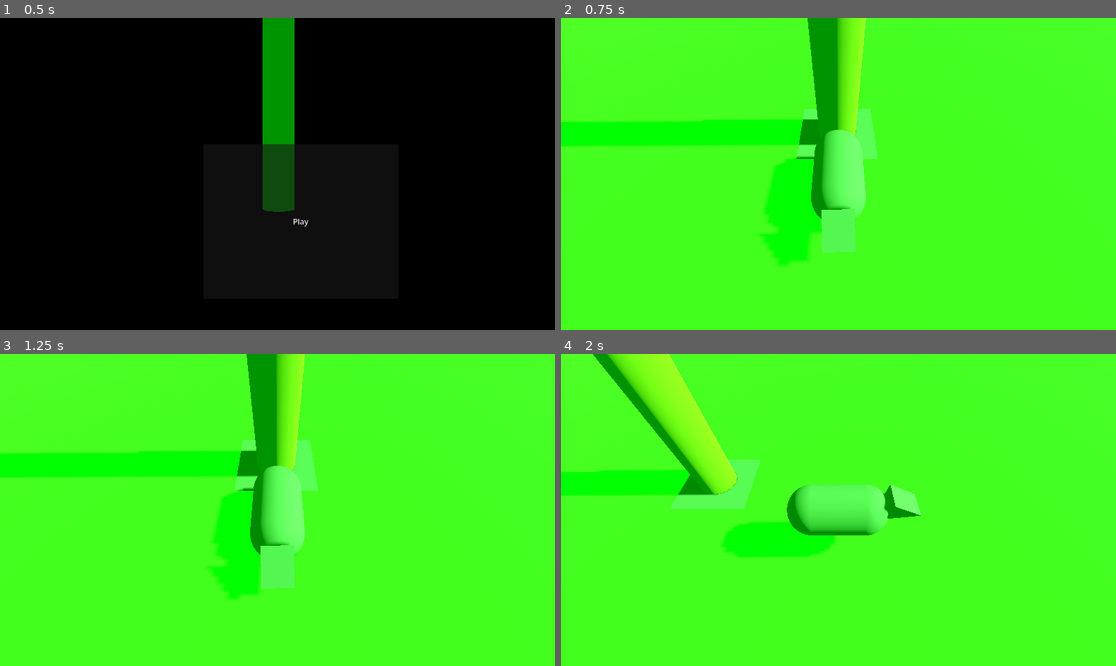
Above: before the commit, frames 1-4 (two rows, left to right).
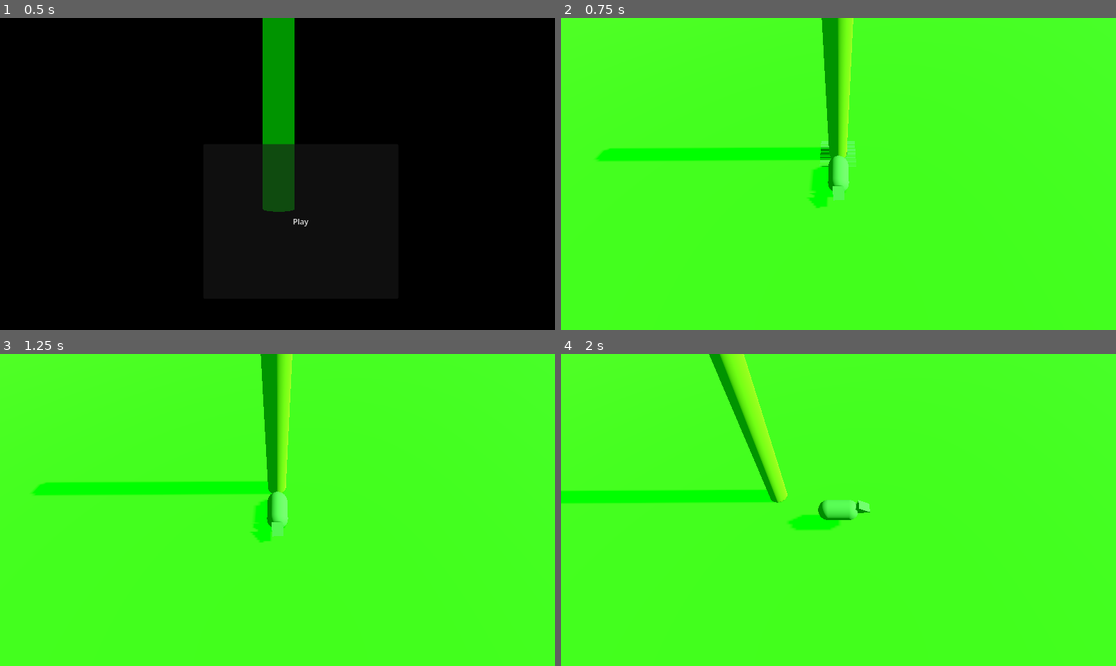
Above: after the commit, the same moments.

Repository: zepedaivanmx/rats
Game: Godot game, scene res://entities/mainMenu.tscn
Two runs of this game, one before a commit and one after it. Both use one fixed random seed, a clock stepped at 60 frames per second and the inputs below.
Inputs:
- Up to frame 1 (0.5 s): no input
- Up to frame 2 (0.75 s): click "Play" at 0.5 s
- Up to frame 3 (1.25 s): no input
- Up to frame 4 (2 s): tap Enter (ui_accept) at 1.25, 1.52 s; hold Right (ui_right) from 1.28 s (still down)

Frame 1 is identical in both runs. In frame 2, 13% of the frame differs, in the area x 0-58%, y 0-80%; in frame 3, 13%; in frame 4, 15%, in the area x 0-65%, y 0-66%.

Commit message:
FirstFunctionalRatAndEnemies

Diff:
--- /dev/null
+++ b/entities/forest_animal.tscn
@@ -0,0 +1,21 @@
+[gd_scene format=3 uid="uid://bnl7aytrlj4jv"]
+
+[ext_resource type="Script" uid="uid://cj7ndrfejwjds" path="res://scripts/forestAnimal.gd" id="1_p4kmr"]
+
+[sub_resource type="BoxShape3D" id="BoxShape3D_2svxr"]
+
+[sub_resource type="BoxMesh" id="BoxMesh_p4kmr"]
+
+[node name="ForestAnimal" type="Node3D" unique_id=1361003490]
+
+[node name="CharacterBody3D" type="CharacterBody3D" parent="." unique_id=630647152]
+script = ExtResource("1_p4kmr")
+
+[node name="CollisionShape3D" type="CollisionShape3D" parent="CharacterBody3D" unique_id=28214412]
+shape = SubResource("BoxShape3D_2svxr")
+
+[node name="MeshInstance3D" type="MeshInstance3D" parent="CharacterBody3D" unique_id=1651834198]
+transform = Transform3D(0.9999963, 0.0023163417, -0.0014112494, -0.002313091, 0.99999464, 0.0023081114, 0.0014165712, -0.002304849, 0.9999963, 0, 0, 0)
+mesh = SubResource("BoxMesh_p4kmr")
+
+[node name="NavigationAgent3D" type="NavigationAgent3D" parent="CharacterBody3D" unique_id=974145234]
--- a/entities/mainScene.tscn
+++ b/entities/mainScene.tscn
@@ -3,6 +3,12 @@
 [ext_resource type="PackedScene" uid="uid://clc48k6w5qjx3" path="res://entities/ground.tscn" id="1_ybi8a"]
 [ext_resource type="PackedScene" uid="uid://c6wht77wjbxxn" path="res://entities/treeMom.tscn" id="2_23eff"]
 [ext_resource type="PackedScene" uid="uid://b8wxy6vdijjrp" path="res://entities/ratDad.tscn" id="3_m0pfx"]
+[ext_resource type="Script" uid="uid://bph6ljhiqtn5k" path="res://scripts/spawner.gd" id="4_ypm76"]
+[ext_resource type="PackedScene" uid="uid://bnl7aytrlj4jv" path="res://entities/forest_animal.tscn" id="5_benjh"]
+
+[sub_resource type="NavigationMesh" id="NavigationMesh_m0pfx"]
+vertices = PackedVector3Array(-39.5, 0.4161377, 0, -1, 0.4161377, 0, -1, 0.4161377, -0.75, 0, 0.4161377, -1, 0, 0.4161377, -39.5, -39.5, 0.4161377, -39.5, 0.75, 0.4161377, -1, 1.25, 0.4161377, 0, 39.5, 0.4161377, 0, 39.5, 0.4161377, -39.5, -1, 0.4161377, 0.75, 0, 0.4161377, 39.5, 0, 0.4161377, 1, -39.5, 0.4161377, 39.5, 0.75, 0.4161377, 1, 39.5, 0.4161377, 39.5)
+polygons = [PackedInt32Array(2, 1, 0), PackedInt32Array(3, 2, 4), PackedInt32Array(4, 2, 5), PackedInt32Array(5, 2, 0), PackedInt32Array(6, 3, 4), PackedInt32Array(7, 6, 8), PackedInt32Array(8, 6, 9), PackedInt32Array(9, 6, 4), PackedInt32Array(0, 1, 10), PackedInt32Array(12, 11, 10), PackedInt32Array(10, 11, 13), PackedInt32Array(10, 13, 0), PackedInt32Array(11, 12, 14), PackedInt32Array(7, 8, 14), PackedInt32Array(14, 8, 15), PackedInt32Array(14, 15, 11)]
 
 [sub_resource type="StandardMaterial3D" id="StandardMaterial3D_m0pfx"]
 albedo_color = Color(0.41568628, 1, 0.1764706, 1)
@@ -17,22 +23,35 @@
 
 [node name="MainScene" type="Node3D" unique_id=1329283076]
 
-[node name="roots" parent="." unique_id=1936081568 instance=ExtResource("1_ybi8a")]
-
-[node name="tree" parent="." unique_id=1385645526 instance=ExtResource("2_23eff")]
-
 [node name="rat" parent="." unique_id=1606034291 instance=ExtResource("3_m0pfx")]
 transform = Transform3D(1, 0, 0, 0, 1, 0, 0, 0, 1, 0.029876709, -0.044714928, 1.8777709)
-
-[node name="floor" type="StaticBody3D" parent="." unique_id=1399658888]
-
-[node name="MeshInstance3D" type="MeshInstance3D" parent="floor" unique_id=1180442239]
-mesh = SubResource("PlaneMesh_ypm76")
-
-[node name="CollisionShape3D" type="CollisionShape3D" parent="floor" unique_id=1941582365]
-shape = SubResource("WorldBoundaryShape3D_m0pfx")
 
 [node name="DirectionalLight3D" type="DirectionalLight3D" parent="." unique_id=335235336]
 transform = Transform3D(-0.007235335, -0.57339054, 0.8192502, -0.0050637904, 0.8192822, 0.57336825, -0.999961, -4.6567944e-10, -0.008831311, 33.011116, 30.296818, 0)
 light_color = Color(0.79377323, 1, 0.762486, 1)
 shadow_enabled = true
+
+[node name="Navigation" type="Node3D" parent="." unique_id=461488186]
+
+[node name="NavigationRegion3D" type="NavigationRegion3D" parent="Navigation" unique_id=2082104869]
+navigation_mesh = SubResource("NavigationMesh_m0pfx")
+
+[node name="floor" type="StaticBody3D" parent="Navigation/NavigationRegion3D" unique_id=1399658888]
+
+[node name="MeshInstance3D" type="MeshInstance3D" parent="Navigation/NavigationRegion3D/floor" unique_id=1180442239]
+mesh = SubResource("PlaneMesh_ypm76")
+
+[node name="CollisionShape3D" type="CollisionShape3D" parent="Navigation/NavigationRegion3D/floor" unique_id=1941582365]
+shape = SubResource("WorldBoundaryShape3D_m0pfx")
+
+[node name="tree" parent="Navigation/NavigationRegion3D" unique_id=1385645526 groups=["CentralTree"] instance=ExtResource("2_23eff")]
+
+[node name="roots" parent="Navigation/NavigationRegion3D/tree" unique_id=1936081568 groups=["CentralTree"] instance=ExtResource("1_ybi8a")]
+
+[node name="Spawner" type="Node3D" parent="." unique_id=1924398484]
+script = ExtResource("4_ypm76")
+enemy_scene = ExtResource("5_benjh")
+
+[node name="Timer" type="Timer" parent="Spawner" unique_id=935394530]
+wait_time = 4.0
+autostart = true
--- a/entities/ratDad.tscn
+++ b/entities/ratDad.tscn
@@ -27,9 +27,9 @@
 
 [node name="CameraPivote" type="Node3D" parent="rata" unique_id=791730854]
 
-[node name="SpringArm3D" type="SpringArm3D" parent="rata/CameraPivote" unique_id=1637591541]
+[node name="SpringArm3D" type="SpringArm3D" parent="rata/CameraPivote" unique_id=1637591541 groups=["CentralTree"]]
 transform = Transform3D(1, 0, 0, 0, 0.83600867, -0.5487165, 0, 0.5487165, 0.83600867, 0, 0, 0)
-spring_length = 4.0
+spring_length = 10.0
 margin = 1.0
 
 [node name="Camera3D" type="Camera3D" parent="rata/CameraPivote/SpringArm3D" unique_id=1991159007]
--- a/project.godot
+++ b/project.godot
@@ -15,6 +15,10 @@
 config/features=PackedStringArray("4.6", "Mobile")
 config/icon="res://icon.svg"
 
+[global_group]
+
+CentralTree="Central milestone: Tree"
+
 [physics]
 
 3d/physics_engine="Jolt Physics"
--- /dev/null
+++ b/scripts/forestAnimal.gd
@@ -0,0 +1,42 @@
+extends CharacterBody3D
+
+@export var speed: float = 3.0
+@onready var nav_agent: NavigationAgent3D = $NavigationAgent3D
+
+# Variable para guardar la referencia al árbol
+var arbol_objetivo: Node3D
+
+func _ready() -> void:
+	# 1. Esperamos un frame físico para que el NavigationMesh esté 100% cargado
+	await get_tree().physics_frame
+
+	# 2. Buscamos automáticamente al árbol en la escena usando su grupo
+	arbol_objetivo = get_tree().get_first_node_in_group("CentralTree")
+
+	# Si por alguna razón no hay árbol en la escena, lanzamos un error en consola para debug
+	if not arbol_objetivo:
+		push_error("Asimilado: No se encontró ningún nodo en el grupo 'arbol_central'")
+
+func _physics_process(delta: float) -> void:
+	# Si no hay árbol al que atacar, detenemos el proceso
+	if not arbol_objetivo:
+		return
+
+	# 3. Le decimos al agente de navegación dónde está el árbol EXACTAMENTE ahora
+	nav_agent.target_position = arbol_objetivo.global_position
+
+	# 4. Si ya llegamos al árbol (o a su base), nos detenemos
+	if nav_agent.is_navigation_finished():
+		# Aquí más adelante programaremos el daño al árbol
+		return
+
+	# 5. Calculamos el siguiente paso seguro en el NavigationMesh
+	var next_position: Vector3 = nav_agent.get_next_path_position()
+	var direction: Vector3 = (next_position - global_position).normalized()
+
+	# Mantenemos la lógica para evitar que vuelen
+	direction.y = 0
+
+	# 6. Movimiento
+	velocity = direction * speed
+	move_and_slide()
--- a/scripts/ratDad.gd
+++ b/scripts/ratDad.gd
@@ -1,4 +1,39 @@
 extends CharacterBody3D
+
+@onready var area_mordida = $AreaMordida
+@onready var area_colazo = $AreaColazo
+
+func _input(event):
+	# Mordida (Ejemplo: Click izquierdo)
+	if event.is_action_pressed("ataque_primario"):
+		ejecutar_mordida()
+
+	# Colazo (Ejemplo: Click derecho o Tecla E)
+	if event.is_action_pressed("ataque_secundario"):
+		ejecutar_colazo()
+
+func ejecutar_mordida():
+	for body in area_mordida.get_overlapping_bodies():
+		if body.has_method("desaparecer"):
+			body.desaparecer()
+
+func ejecutar_colazo():
+	for body in area_colazo.get_overlapping_bodies():
+		if body is CharacterBody3D:
+			# Calculamos la dirección opuesta a la rata
+			var empuje = (body.global_position - global_position).normalized() * 15.0
+			if body.has_method("recibir_impacto"):
+				body.recibir_impacto(empuje)
+
+# Lógica del Aura (Conecta las señales body_entered y body_exited del AreaAura)
+func _on_area_aura_body_entered(body):
+	if body.is_in_group("asimilados"):
+		body.speed = body.base_speed * 0.5 # Reduce velocidad al 50%
+
+func _on_area_aura_body_exited(body):
+	if body.is_in_group("asimilados"):
+		body.speed = body.base_speed
+
 
 const SPEED = 5.0
 const JUMP_VELOCITY = 4.5
--- /dev/null
+++ b/scripts/spawner.gd
@@ -0,0 +1,42 @@
+extends Node3D
+
+# 1. Referencia a la escena del enemigo (arrastra el .tscn aquí en el inspector)
+@export var enemy_scene: PackedScene
+
+# 2. Configuración del área de aparición
+@export var spawn_radius: float = 25.0 # Distancia desde el centro (árbol)
+@export var spawn_container: Node3D # Nodo donde se guardarán los enemigos para tener orden
+
+@onready var timer = $Timer
+
+func _ready() -> void:
+	# Conectamos la señal del Timer para que llame a la función cada vez que termine
+	timer.timeout.connect(_on_timer_timeout)
+
+func _on_timer_timeout() -> void:
+	spawn_enemy()
+
+func spawn_enemy() -> void:
+	if not enemy_scene:
+		return
+
+	# 3. Crear la instancia (la copia)
+	var enemy = enemy_scene.instantiate()
+
+	# 4. Calcular una posición aleatoria en un círculo
+	var angle = randf() * PI * 2 # Ángulo aleatorio entre 0 y 360 grados
+	var spawn_pos = Vector3(
+		cos(angle) * spawn_radius,
+		0, # A ras de suelo
+		sin(angle) * spawn_radius
+	)
+
+	# 5. Añadir el enemigo a la escena
+	# Si definiste un contenedor, lo ponemos ahí; si no, en la raíz
+	if spawn_container:
+		spawn_container.add_child(enemy)
+	else:
+		get_parent().add_child(enemy)
+
+	# Colocamos al enemigo en su posición inicial
+	enemy.global_position = spawn_pos
Not shown, added: scripts/forestAnimal.gd.uid
Not shown, added: scripts/spawner.gd.uid
